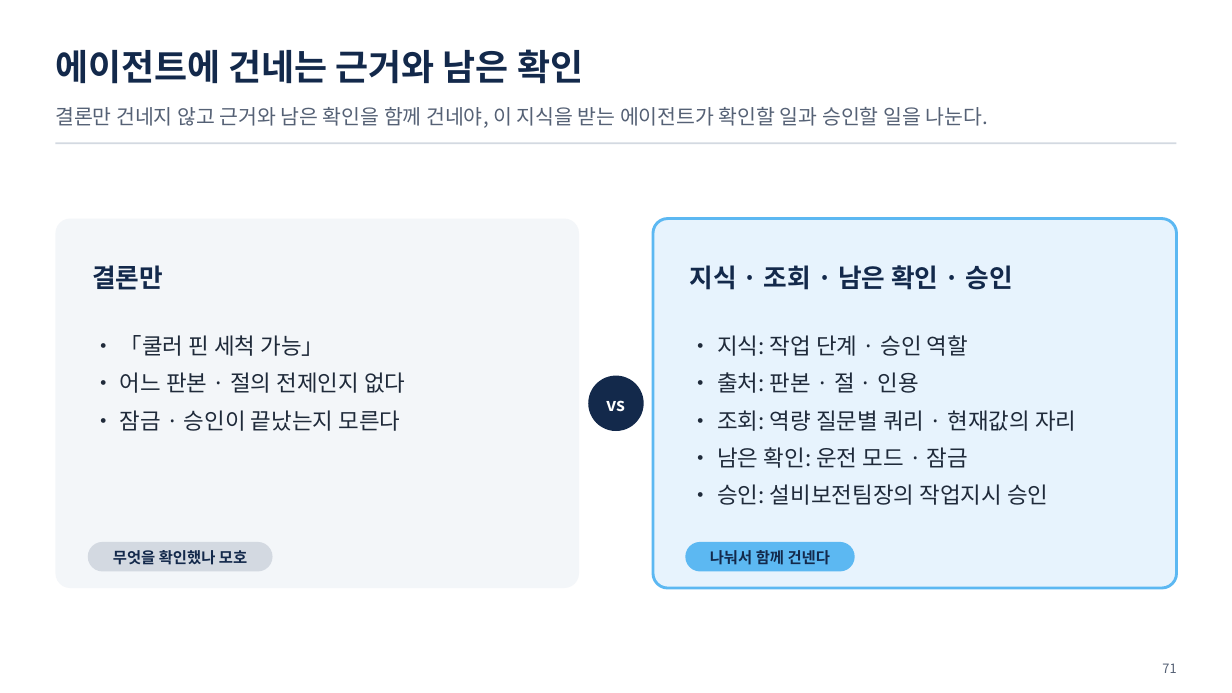
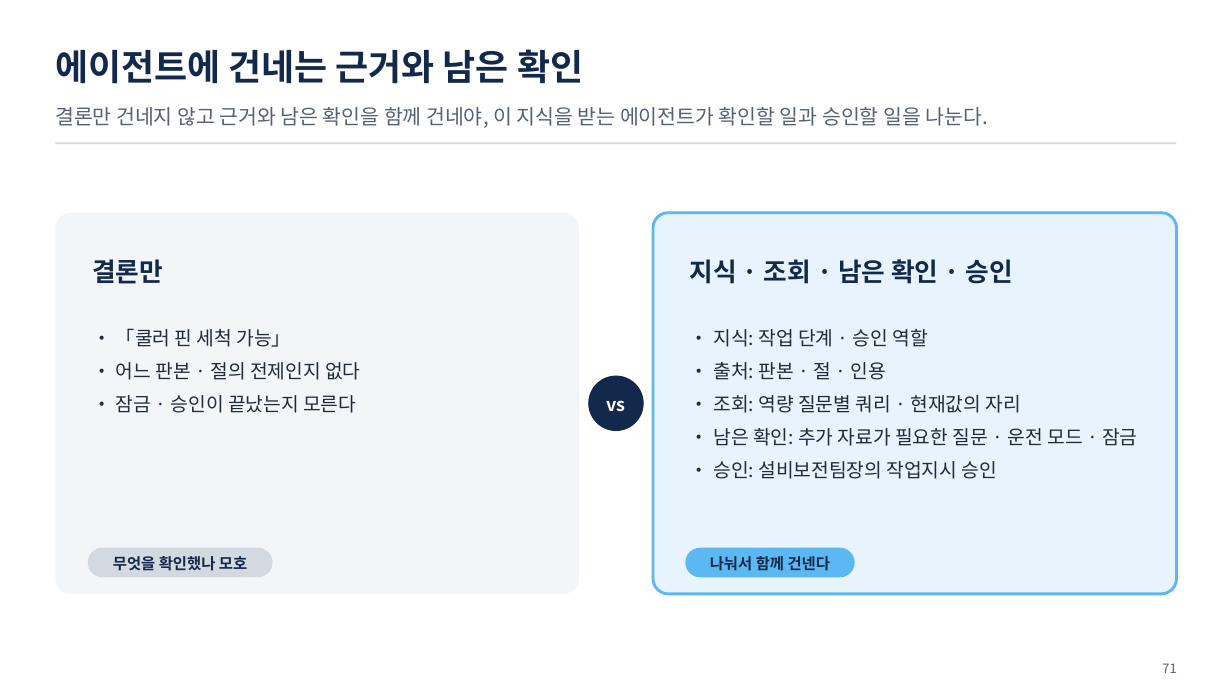
Before and after one commit to uengine-oss/hyd-iot-edu, a slide deck: slide 71 of workspace/강의제작/산출물/실전반/이론/03회차/실전반_03일차.pptx. Drawn at 1232x693 pixels with LibreOffice and Linux fonts; fonts in the diff are those of the drawing. Boxes give left, top, right and bottom in pixels: in the first picture for what was removed or moved away, otherwise in the second. Text is boxed around its words. In the diff, an @@ line names an element or a change of style, - is before the commit and + after.

Commit message:
실전반 3회차 대본 03편(55~79장) 닫음 — 통합 4회차 02편 낭독으로 Wrap-up 38행 본문 23.92분 · 퀴즈 · 정답 · 회차 맺음, 단원 검토 지적(2 · 1건) 고침 · 세 편 원본 낭독을 문장 단위 스크립트로 대조(받는 곳 없는 판단 문장 0) · V-10: 41 · 43장 화면에 판본 비교 · 경계값 55 ℃ · 장확정 79/79 · 판본검사 전부 일치 · 02편 영상 제작 입력(강조 26 · 장별점검 54장까지 · 쉼 28구획)과 01편 14 · 16 · 22~23장 쉼

```diff
--- a/workspace/강의제작/산출물/실전반/이론/03회차/실전반_03일차.pptx
+++ b/workspace/강의제작/산출물/실전반/이론/03회차/실전반_03일차.pptx
@@ rounded rectangle: place and size @@
-rounded rectangle at [55, 219, 579, 589]
+rounded rectangle at [55, 213, 579, 593]
@@ text "결론만": place and size @@
-text "결론만" at [92, 265, 163, 290]
+text "결론만" at [92, 259, 163, 284]
@@ rounded rectangle: place and size @@
-rounded rectangle at [653, 219, 1177, 589]
+rounded rectangle at [653, 213, 1177, 593]
@@ text "지식 · 조회 · 남은 ...": place and size @@
-text "지식 · 조회 · 남은 ..." at [690, 265, 1013, 290]
+text "지식 · 조회 · 남은 ..." at [690, 259, 1013, 284]
@@ text "• 「쿨러 핀 세척 가능」" at [116, 328, 360, 413]: size 17.5 to 15 pt; indent changed @@
@@ text at [713, 329, 1020, 479]: size 17.5 to 15 pt in "• 지식: 작업 단계 · 승인 역할", "• 출처: 판본 · 절 · 인용", "• 조회: 역량 질문별 쿼리 · 현재값의 ...", "• 승인: 설비보전팀장의 작업지시 승인"; indent changed @@
@@ text at [713, 428, 1137, 446]: text changed; size 17.5 to 15 pt @@
-• 남은 확인: 운전 모드 · 잠금
+• 남은 확인: 추가 자료가 필요한 질문 · 운전 모드 · 잠금
@@ 2 texts, 2 rounded rectangles: place and size @@
-2 texts, 2 rounded rectangles at [88, 542, 855, 571]
+2 texts, 2 rounded rectangles at [88, 548, 855, 578]
```
Also in this commit, not shown: 3 other slides changed, 39 other files.
